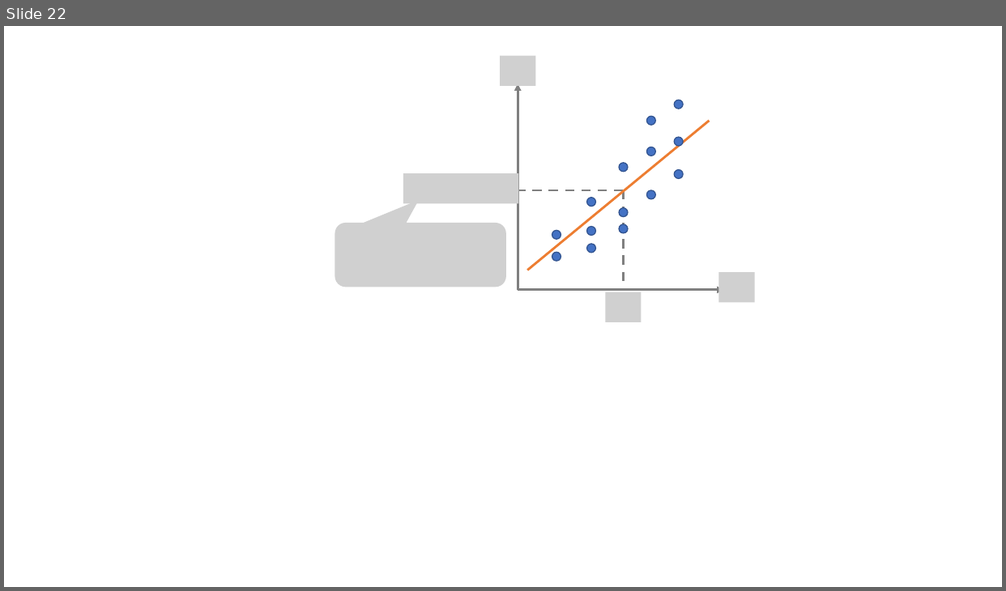
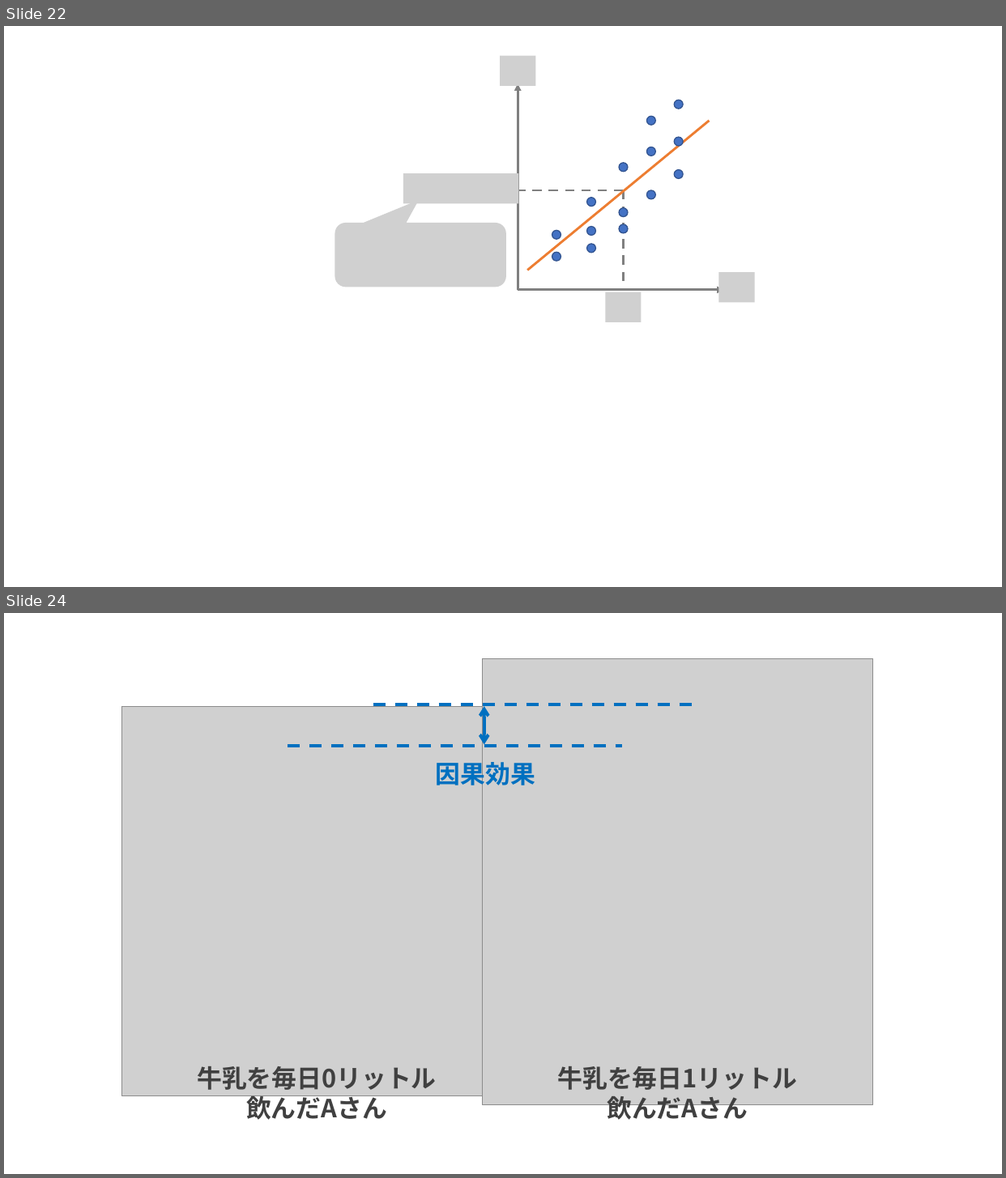
Before and after one commit to michihito-ando/econome_ml_with_R, a slide deck: Others/figure.pptx. Shown one above the other, each under a label of ours: slide 22 before the commit, slides 22 and 24 after it; the slides between them are not shown. The pictures are 1006x591 and 1006x1178 pixels, drawn with LibreOffice and Linux fonts; fonts in the diff are those of the drawing; grey boxes stand for pictures. Boxes give left, top, right and bottom in pixels: in the first picture for what was removed or moved away, otherwise in the second. Text is boxed around its words. In the diff, an @@ line names an element or a change of style, - is before the commit and + after.

```diff
--- a/Others/figure.pptx
+++ b/Others/figure.pptx
@@ slide 24 added at (4, 613, 1002, 1174), background #FFFFFF @@
@@ picture added at (484, 658, 873, 1105) @@
@@ picture added at (121, 707, 512, 1097) @@
@@ line added from (373, 705) to (695, 705), #0070C0 3 pt dashed @@
@@ double arrow added from (484, 707) to (484, 745), #0070C0 3 pt @@
@@ line added from (288, 747) to (621, 747), #0070C0 3 pt dashed @@
@@ text added at (436, 758, 535, 790), 24 pt, text #0070C0, bold @@
+因果効果
@@ text added at (197, 1067, 436, 1090), 24 pt, text #404040, bold @@
+牛乳を毎日0リットル飲んだAさん
@@ text added at (558, 1067, 797, 1090), 24 pt, text #404040, bold @@
+牛乳を毎日1リットル飲んだAさん
```
Also in this commit, not shown: 1 other slide added, 3 other files.
